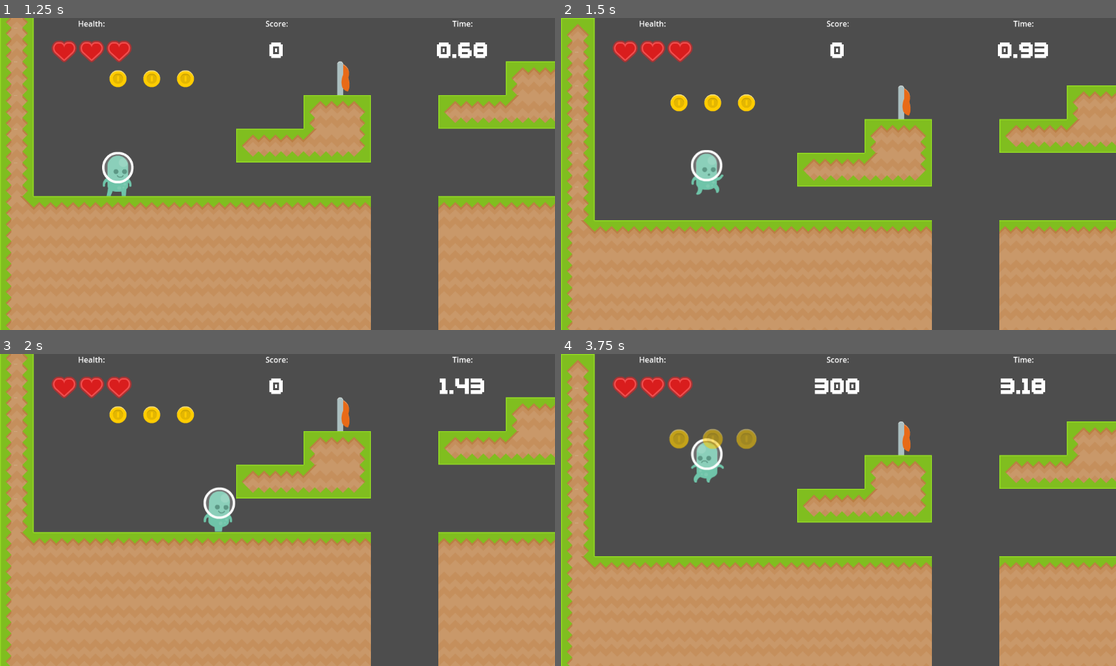
Above: before the commit, frames 1-4 (two rows, left to right).
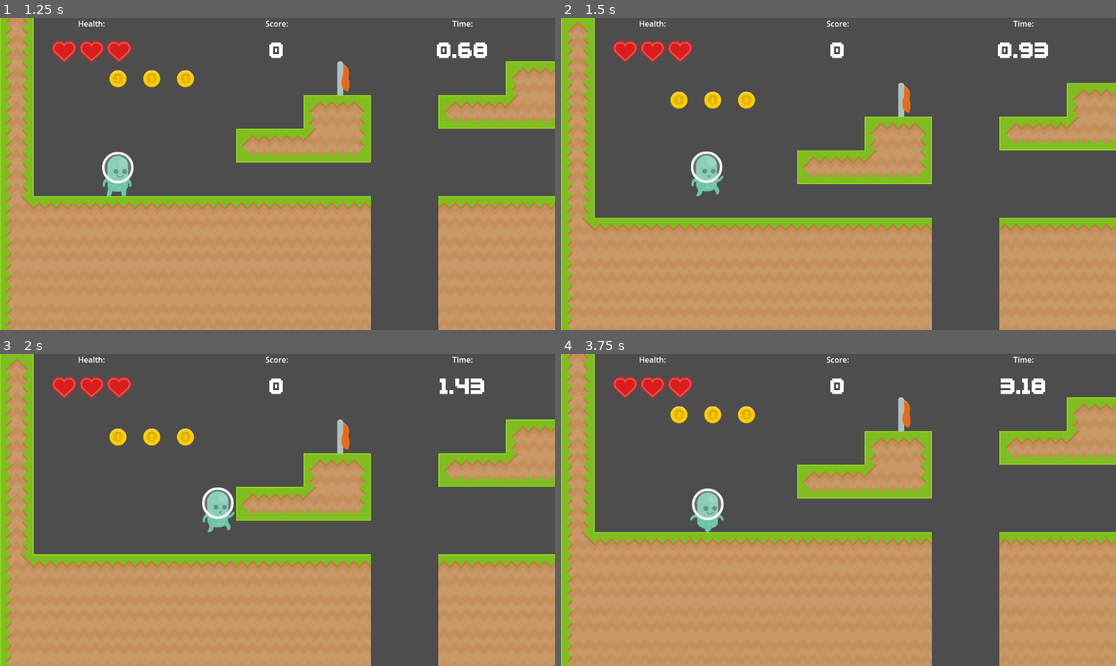
Above: after the commit, the same moments.

Repository: GreenCloversGames/Scalable-Platformer-Template
Game: Godot game, scene res://Scenes/main.tscn
Two runs of this game, one before a commit and one after it. Both use one fixed random seed, a clock stepped at 60 frames per second and the inputs below.
Inputs:
- Up to frame 1 (1.25 s): click "Play" at 0.5 s
- Up to frame 2 (1.5 s): hold D (move_right) from 1.28 s (still down); tap Space (jump) at 1.35 s
- Up to frame 3 (2 s): keep holding D (move_right); tap Space (jump) at 1.52, 1.82 s
- Up to frame 4 (3.75 s): tap E (interact) at 2.1, 3.6 s; tap Space (jump) at 2.27, 2.3, 2.57, 2.85 s; release D (move_right) at 2.78 s; hold A (move_left) 2.78-3.53 s; hold D (move_right) from 3.53 s (still down)

Frame 1 is identical in both runs. In frame 2, 5.3% of the frame differs, in the area x 0-100%, y 0-100%; in frame 3, 19%; in frame 4, 21%.

Commit message:
Update player.gd

Diff:
--- a/Scenes/Player/player.gd
+++ b/Scenes/Player/player.gd
@@ -52,7 +52,7 @@
 			$AnimatedSprite2D.play("fall")
 
 func handle_gravity(delta):
-	if velocity.y > 0 and jumping:
+	if velocity.y > 0:
 		delta *= 1.5
 	super(delta)
 
@@ -74,7 +74,7 @@
 	if Input.is_action_just_pressed("jump"):
 		%JumpBufferTimer.start()
 	if Input.is_action_just_released("jump") and velocity.y < 0:
-		velocity.y *= 0.5
+		velocity.y *= 0.25
 	if (not %JumpBufferTimer.is_stopped()) and (is_on_floor() or coyote):
 		velocity.y = jump_vel
 		%JumpBufferTimer.stop()
